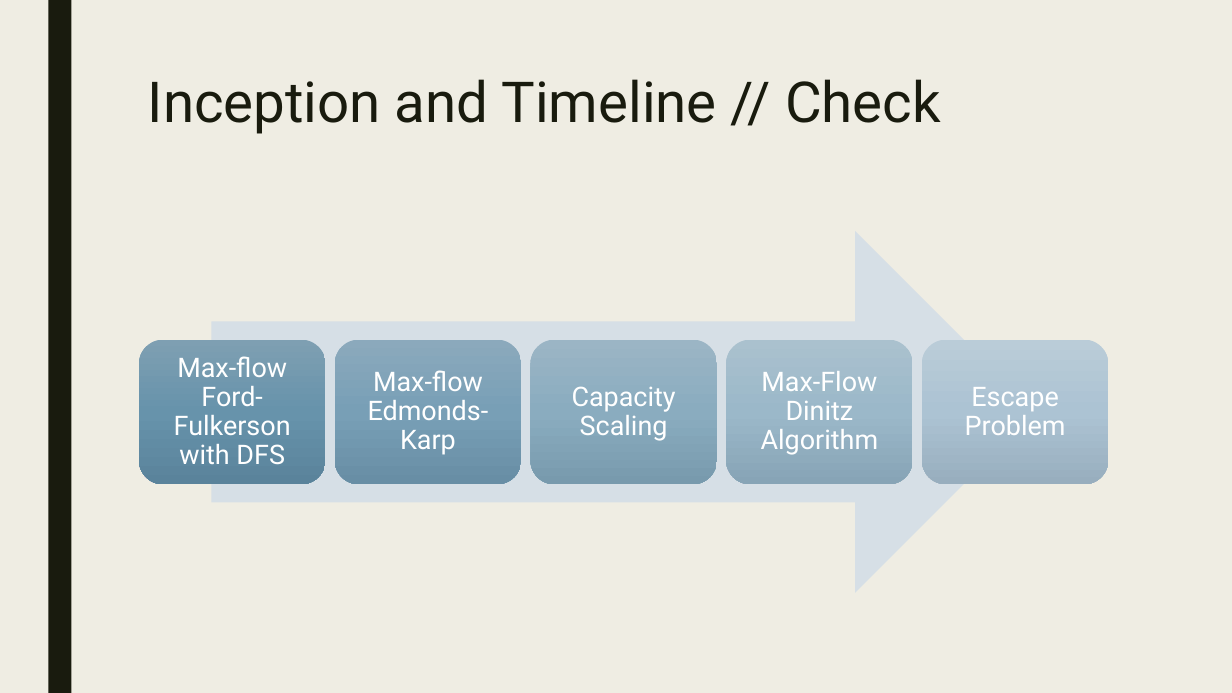
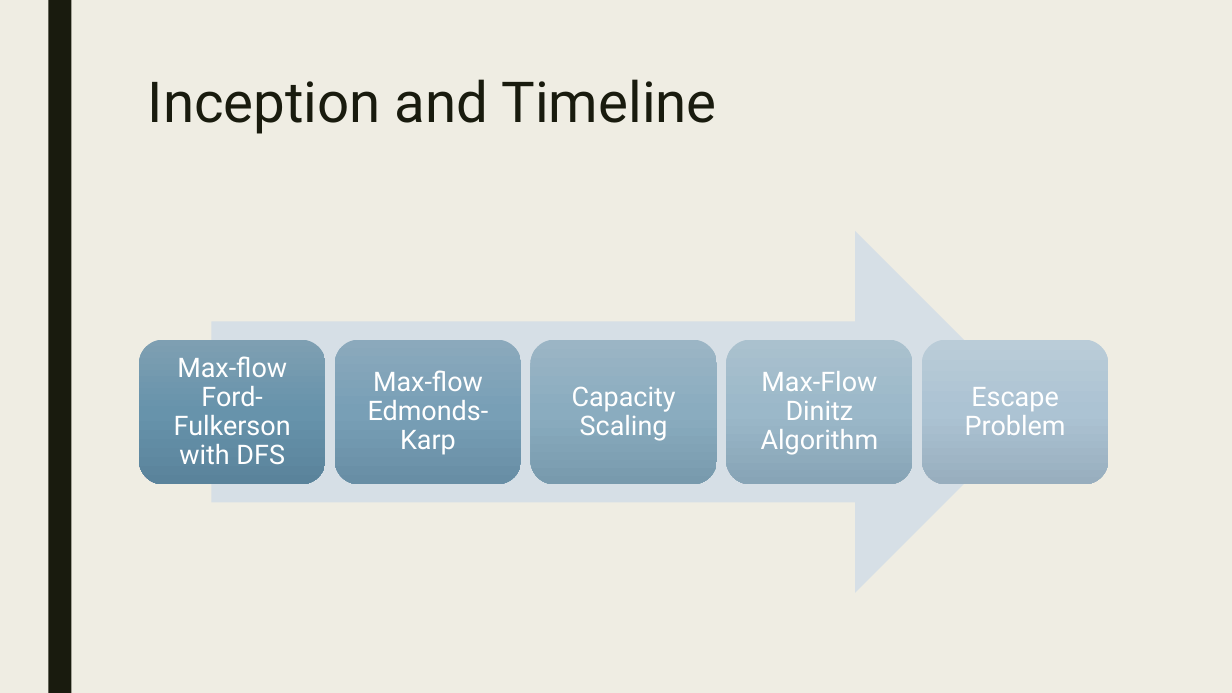
Before and after one commit to anish03/Escape-Problem, a slide deck: slide 4 of EscapeProblem_2.pptx. Drawn at 1232x693 pixels with LibreOffice and Linux fonts; fonts in the diff are those of the drawing. Boxes give left, top, right and bottom in pixels: in the first picture for what was removed or moved away, otherwise in the second. Text is boxed around its words. In the diff, an @@ line names an element or a change of style, - is before the commit and + after.

Commit message:
PPT

```diff
--- a/EscapeProblem_2.pptx
+++ b/EscapeProblem_2.pptx
@@ title at bbox=[148, 79, 716, 134]: text changed @@
-Inception and Timeline // Check
+Inception and Timeline
```
